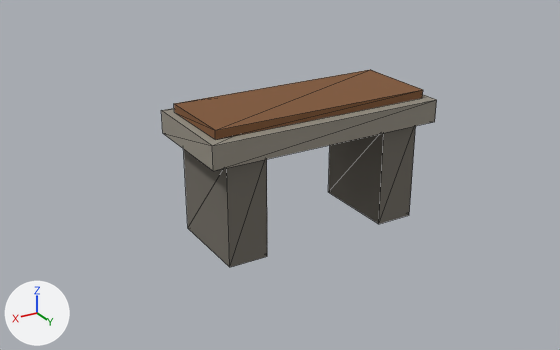
What one commit did to the glTF model public/assets/plaza/pra-banco-pedra.gltf.
Rendered twice from a 50 mm camera at (1.353, 2.112, 1.257) aimed at (0.076, -0.017, 0.193). Arrows for +X, +Y and +Z are at lower left; the lights stay in place. The older version comes first. Mesh edges are drawn as thin lines. Vertices at exactly the same position are counted once.

Names of what the first picture shows: 'pra-banco-pedra'.
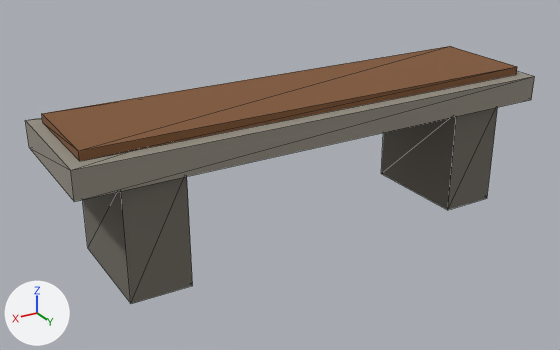
Location of each change, [x1, y1, x2, y2] in pixels of the pictures (560 x 350 px; the box of a moved part takes in the faces that stretch with it):
'pra-banco-pedra', reshaped, moved, rescaled (84% wider, 31% taller): before [161, 70, 437, 267]; after [25, 46, 535, 304]
part 1 of me_pra_banco_pedra, moved or reshaped: before [161, 95, 437, 171]; after [25, 71, 535, 202]
part 2 of me_pra_banco_pedra, moved or reshaped: before [328, 126, 416, 224]; after [381, 107, 498, 210]
part 3 of me_pra_banco_pedra, moved or reshaped: before [184, 150, 267, 267]; after [82, 177, 193, 304]
part 4 of me_pra_banco_pedra, moved or reshaped: before [174, 70, 423, 140]; after [42, 46, 517, 161]

The change, as a diff of the scene's bpy script:
```diff
--- a/public/assets/plaza/pra-banco-pedra.gltf.py
+++ b/public/assets/plaza/pra-banco-pedra.gltf.py
@@ me_pra_banco_pedra @@
 # used by ob_pra_banco_pedra; location = (0.0, 0.0, 0.235); scale = (0.43, 0.43, 0.43)
-me_pra_banco_pedra.from_pydata(...)  # 32 vertices, 42 faces; spans x -1.0..1.0, y -0.44..0.44, z -0.55..0.55
+me_pra_banco_pedra.from_pydata(...)  # 32 vertices, 42 faces; spans x -1.0..1.0, y -0.27..0.27, z -0.29..0.29
+# me_pra_banco_pedra part 1: the loose piece of 8 vertices spanning x -1.0..1.0, y -0.44..0.44, z 0.29..0.48 is scaled about its middle by (1, 0.605, 0.563), then moved by (0.0, 0.0, -0.18)
+# me_pra_banco_pedra part 2: the loose piece of 8 vertices spanning x -0.86..-0.53, y -0.37..0.37, z -0.55..0.29 is scaled about its middle by (0.714, 0.625, 0.528), then moved by (-0.02, 0.0, 0.06)
+# me_pra_banco_pedra part 3: the loose piece of 8 vertices spanning x 0.53..0.86, y -0.37..0.37, z -0.55..0.29 is scaled about its middle by (0.714, 0.625, 0.528), then moved by (0.02, 0.0, 0.06)
+# me_pra_banco_pedra part 4: the loose piece of 8 vertices spanning x -0.93..0.93, y -0.35..0.35, z 0.48..0.55 is scaled about its middle by (1.02, 0.6, 0.5), then moved by (0.0, 0.0, -0.24)
 me_pra_banco_pedra.materials.append(mat_mi_stone)
@@ ob_pra_banco_pedra @@
 ob_pra_banco_pedra = bpy.data.objects.new('pra-banco-pedra', me_pra_banco_pedra)
-ob_pra_banco_pedra.location = (0.0, 0.0, 0.235)
-ob_pra_banco_pedra.scale = (0.43, 0.43, 0.43)
+ob_pra_banco_pedra.location = (0.0, 0.0, 0.25)
+ob_pra_banco_pedra.scale = (0.86, 0.86, 0.86)
```
